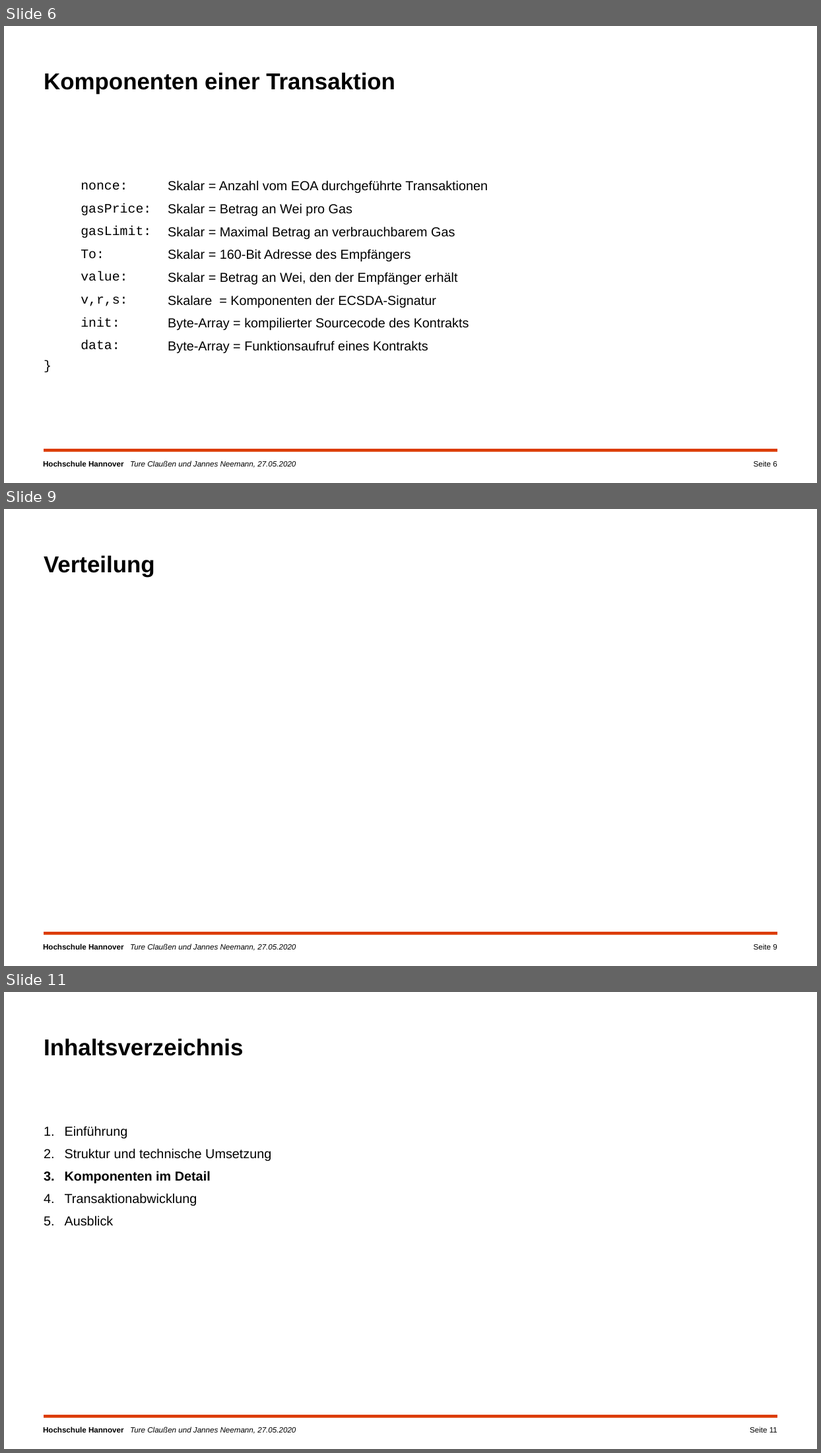
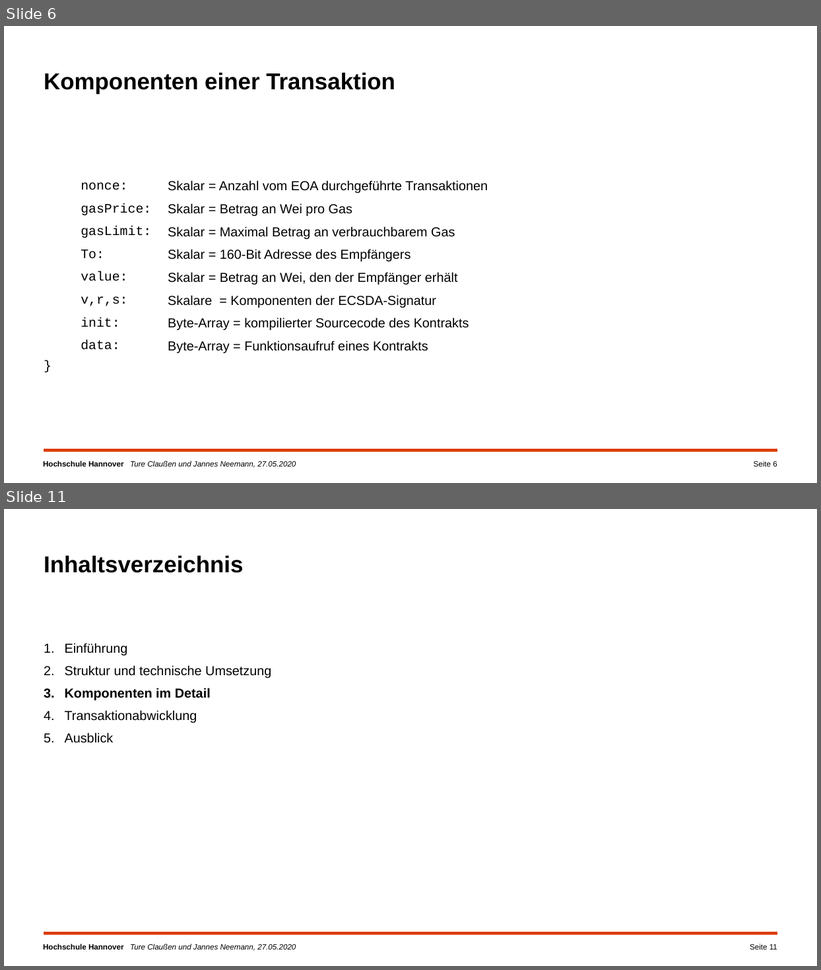
Before and after one commit to campfireman/SEM-ethereum-transactions, a slide deck: Ethereum_Präsentation_Jannes/Ethereum-Transaktionen.pptx. Shown one above the other, each under a label of ours: slides 6, 9 and 11 before the commit, slides 6 and 11 after it; the slides between them are not shown. The pictures are 821x1453 and 821x970 pixels, drawn with LibreOffice and Linux fonts; fonts in the diff are those of the drawing; grey boxes stand for pictures; background and template pictures are left out. Boxes give left, top, right and bottom in pixels: in the first picture for what was removed or moved away, otherwise in the second. Text is boxed around its words. In the diff, an @@ line names an element or a change of style, - is before the commit and + after.

```diff
--- a/Ethereum_Präsentation_Jannes/Ethereum-Transaktionen.pptx
+++ b/Ethereum_Präsentation_Jannes/Ethereum-Transaktionen.pptx
@@ slide 9 removed at (x1=4, y1=509, x2=817, y2=966), background #FFFFFF; not listed: 2 template elements that a slide beside it also shows @@
@@ title removed at (x1=44, y1=555, x2=155, y2=577) @@
-Verteilung
@@ page number removed at (x1=754, y1=944, x2=777, y2=950) @@
-Seite 9
```
Also in this commit, not shown: 7 slides changed, 2 slides added, 2 other slides removed, 1 other file.
